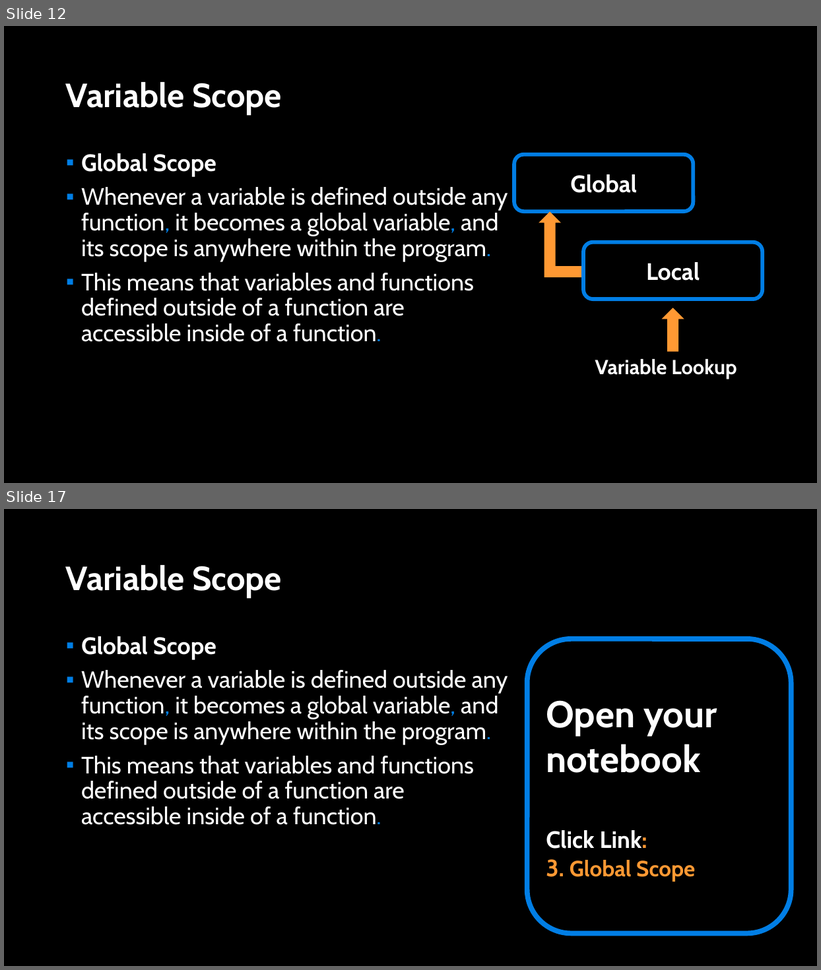
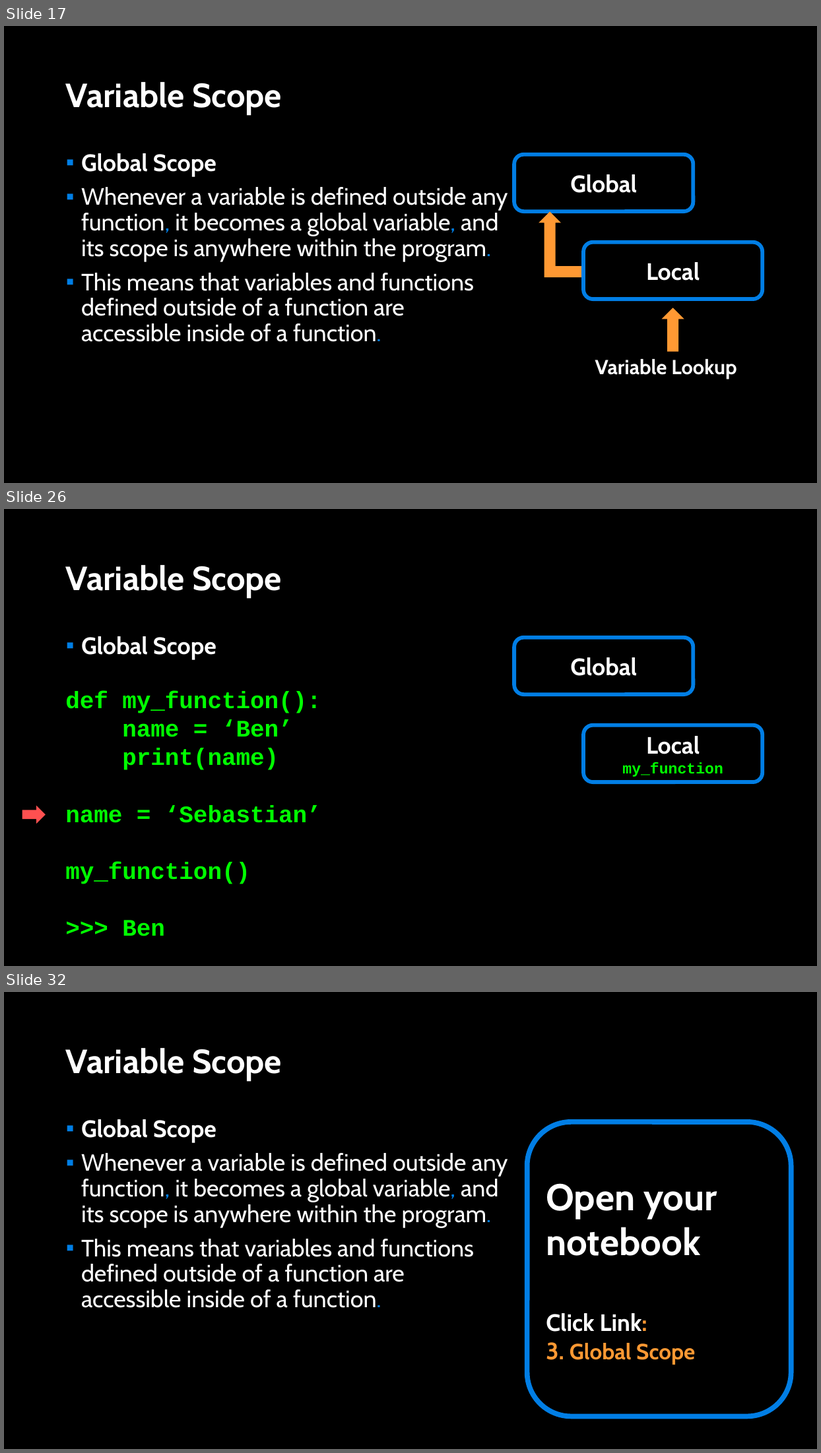
Before and after one commit to APS106/APS106-winter-2023-kinsella-goodfellow, a slide deck: lectures/week2/lecture2/slides/week2_lecture2.pptx. Shown one above the other, each under a label of ours: slides 12 and 17 before the commit, slides 17, 26 and 32 after it; the slides between them are not shown. The pictures are 821x970 and 821x1453 pixels, drawn with LibreOffice and Linux fonts; fonts in the diff are those of the drawing; background and template pictures are left out. Boxes give left, top, right and bottom in pixels: in the first picture for what was removed or moved away, otherwise in the second. Text is boxed around its words. In the diff, an @@ line names an element or a change of style, - is before the commit and + after.

```diff
--- a/lectures/week2/lecture2/slides/week2_lecture2.pptx
+++ b/lectures/week2/lecture2/slides/week2_lecture2.pptx
@@ slide 26 added at bbox=[4, 509, 817, 966], background picture (left out) @@
@@ title added at bbox=[66, 565, 282, 597], 39.6 pt, text #FFFFFF, bold @@
+Variable Scope
@@ text added at bbox=[81, 636, 217, 659], 28 pt, text #FFFFFF, bold @@
+▪ Global Scope
@@ rounded rectangle added at bbox=[515, 638, 694, 695], outline #017EE5 4.5 pt, 28 pt, text #FFFFFF, bold @@
+Global
@@ text added at bbox=[65, 692, 321, 937], 28 pt, text #00FF00, bold @@
+def my_function():
+name = ‘Ben’
+print(name)
+name = ‘Sebastian’
+my_function()
+>>> Ben
@@ rounded rectangle added at bbox=[583, 725, 763, 783], outline #017EE5 4.5 pt, 18 pt, text #00FF00, bold @@
+Local
+my_function
@@ right arrow added at bbox=[22, 805, 46, 824], fill #FF5050 @@
@@ what was slide 12 is now slide 17 @@
@@ what was slide 17 is now slide 32 @@
```
Also in this commit, not shown: 8 slides changed, 19 other slides added, 3 other files.
